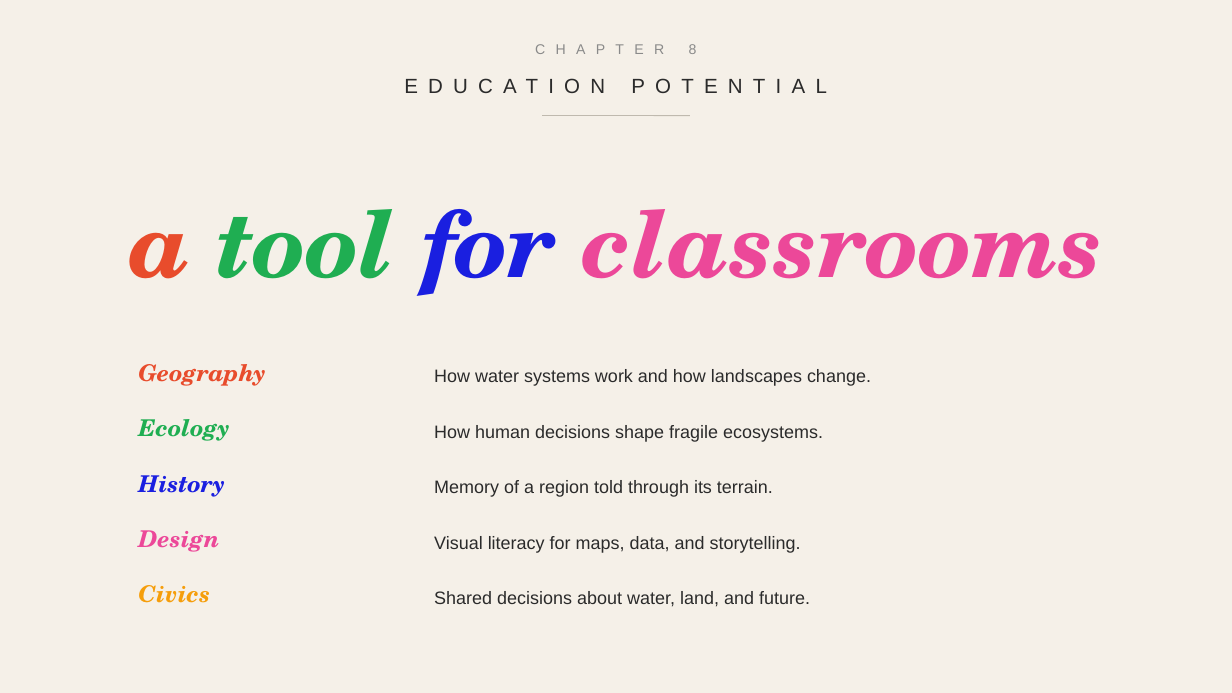
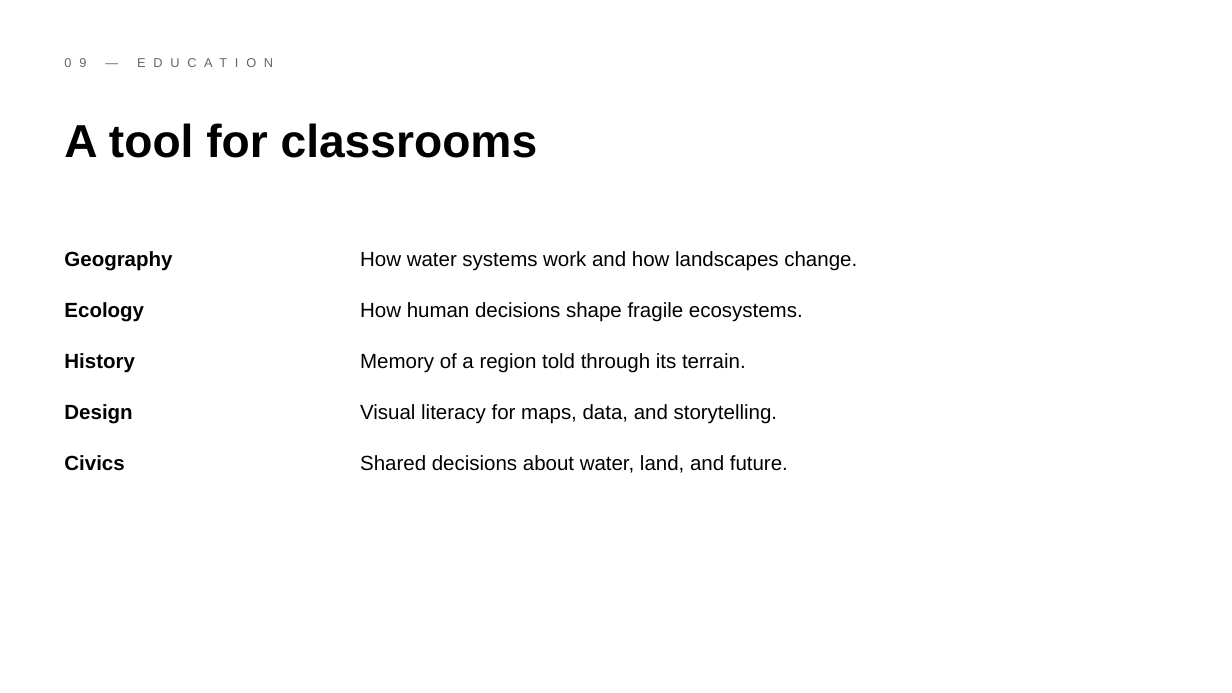
Before and after one commit to timateus/aral3d, a slide deck: slide 9 of public/aral3d-presentation.pptx. Drawn at 1232x693 pixels with LibreOffice and Linux fonts; fonts in the diff are those of the drawing. Boxes give left, top, right and bottom in pixels: in the first picture for what was removed or moved away, otherwise in the second. Text is boxed around its words. In the diff, an @@ line names an element or a change of style, - is before the commit and + after.

```diff
--- a/public/aral3d-presentation.pptx
+++ b/public/aral3d-presentation.pptx
@@ background #F5F0E8 to #FFFFFF @@
@@ text at (689, 44, 697, 54): text changed; size 11 to 10 pt; text colour #8A8A8A to #666666 @@
-CHAPTER 8
+09 — EDUCATION
@@ text removed at (0, 65, 1232, 106) @@
-EDUCATION POTENTIAL
@@ line removed from (543, 116) to (690, 116) @@
@@ text at (64, 123, 538, 158): text changed; size 72 to 36 pt; font TeX Gyre Schola to Arial; text colour #EC4899 to #000000; italic off @@
-a tool for classrooms
+A tool for classrooms
@@ text "Geography": place and size @@
-text "Geography" at (138, 364, 265, 386)
+text "Geography" at (64, 251, 172, 271)
@@ text "Geography" at (64, 251, 172, 271): size 18 to 16 pt, font TeX Gyre Schola to Arial, text colour #E84C2C to #000000, italic off @@
@@ text "How water systems work and ...": place and size @@
-text "How water systems work and ..." at (434, 369, 871, 386)
+text "How water systems work and ..." at (360, 251, 857, 271)
@@ text "Ecology": place and size @@
-text "Ecology" at (138, 419, 229, 441)
+text "Ecology" at (64, 302, 144, 322)
@@ text "Ecology" at (64, 302, 144, 322): size 18 to 16 pt, font TeX Gyre Schola to Arial, text colour #1FAE52 to #000000, italic off @@
@@ text "How human decisions shape fragile ...": place and size @@
-text "How human decisions shape fragile ..." at (434, 425, 823, 442)
+text "How human decisions shape fragile ..." at (360, 302, 803, 322)
@@ text "History": place and size @@
-text "History" at (138, 475, 224, 497)
+text "History" at (64, 353, 134, 373)
@@ text "History" at (64, 353, 134, 373): size 18 to 16 pt, font TeX Gyre Schola to Arial, text colour #1A1FE0 to #000000, italic off @@
@@ text "Memory of a region told ...": place and size @@
-text "Memory of a region told ..." at (434, 480, 773, 497)
+text "Memory of a region told ..." at (360, 353, 746, 373)
@@ text "Design": place and size @@
-text "Design" at (138, 530, 219, 552)
+text "Design" at (64, 404, 132, 424)
@@ text "Design" at (64, 404, 132, 424): size 18 to 16 pt, font TeX Gyre Schola to Arial, text colour #EC4899 to #000000, italic off @@
@@ text "Visual literacy for maps, data, ...": place and size @@
-text "Visual literacy for maps, data, ..." at (434, 536, 801, 553)
+text "Visual literacy for maps, data, ..." at (360, 404, 777, 424)
@@ text "Civics": place and size @@
-text "Civics" at (138, 585, 210, 603)
+text "Civics" at (64, 455, 124, 471)
@@ text "Civics" at (64, 455, 124, 471): size 18 to 16 pt, font TeX Gyre Schola to Arial, text colour #F59E0B to #000000, italic off @@
@@ size 14 to 16 pt, text colour #2B2B2B to #000000 in 5 elements at (360, 251, 857, 271), (360, 302, 803, 322), (360, 353, 746, 373), (360, 404, 777, 424), (360, 455, 788, 473) @@
@@ text "Shared decisions about water, land, ...": place and size @@
-text "Shared decisions about water, land, ..." at (434, 591, 810, 607)
+text "Shared decisions about water, land, ..." at (360, 455, 788, 473)
```
Also in this commit, not shown: 16 other slides changed, 18 other files.
